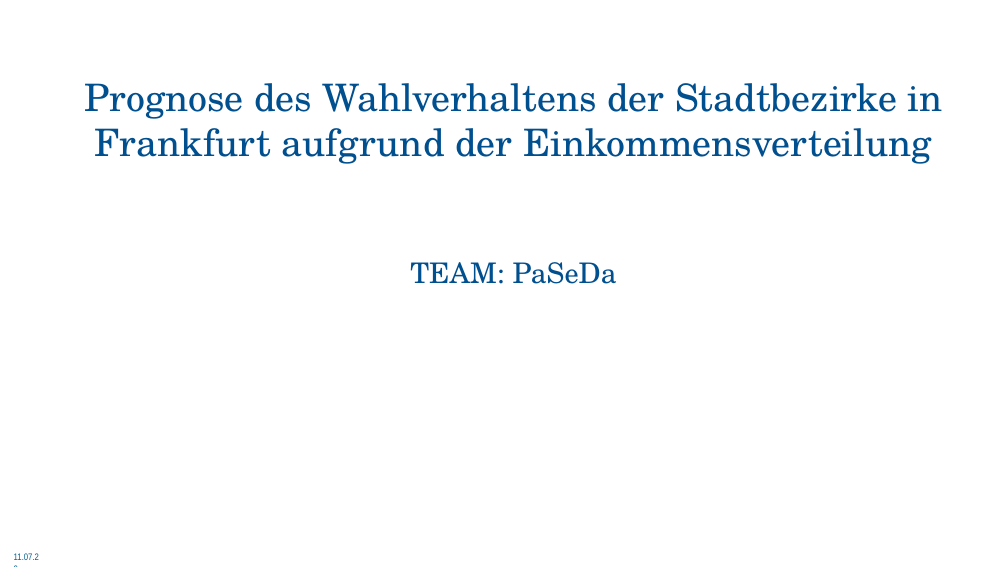
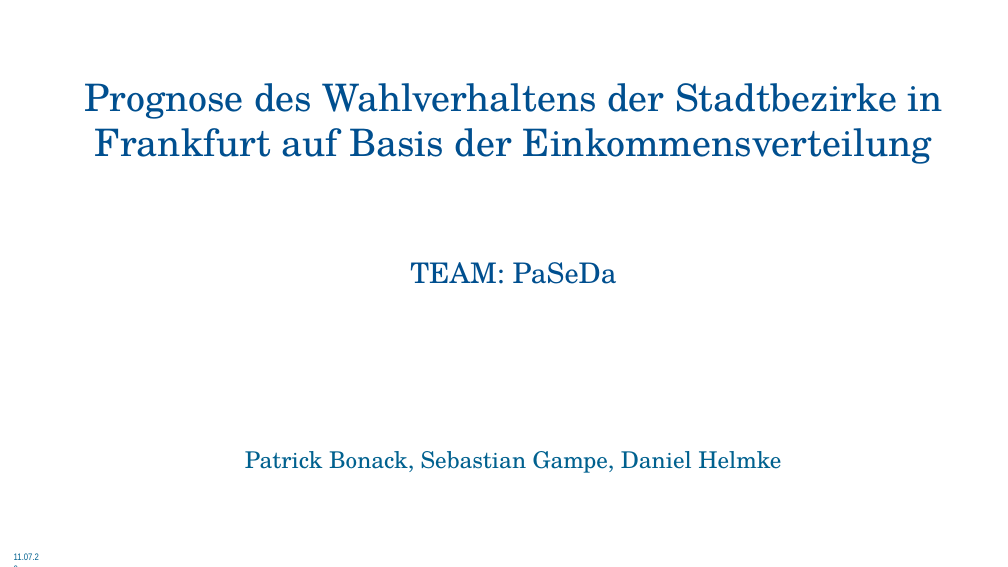
Before and after one commit to 5yntek/DataScienceProject, a slide deck: slide 1 of libreoffice/DataScienceMerge.odp. Drawn at 1008x567 pixels with LibreOffice and Linux fonts; fonts in the diff are those of the drawing; background and template pictures are left out. Boxes give left, top, right and bottom in pixels: in the first picture for what was removed or moved away, otherwise in the second. Text is boxed around its words. In the diff, an @@ line names an element or a change of style, - is before the commit and + after.

```diff
--- a/libreoffice/DataScienceMerge.odp
+++ b/libreoffice/DataScienceMerge.odp
@@ title at box(84, 83, 943, 284): text changed @@
-Prognose des Wahlverhaltens der Stadtbezirke in Frankfurt aufgrund der Einkommensverteilung
-TEAM: PaSeDa
+Prognose des Wahlverhaltens der Stadtbezirke in Frankfurt auf Basis der Einkommensverteilung
+TEAM: PaSeDa
@@ text added at box(245, 451, 781, 473), 44 pt, text #00618F @@
+Patrick Bonack, Sebastian Gampe, Daniel Helmke
```
Also in this commit, not shown: 6 other slides changed.
